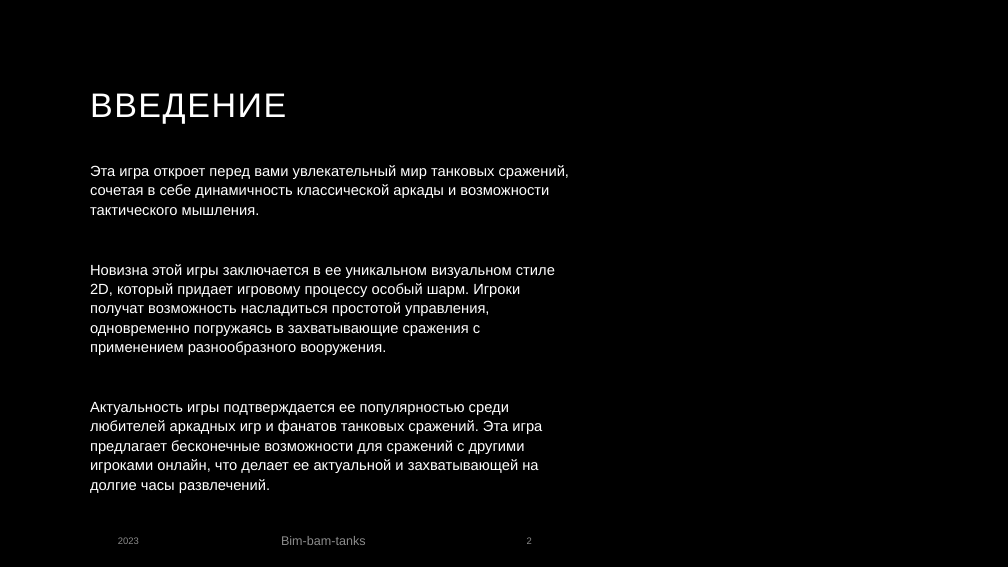
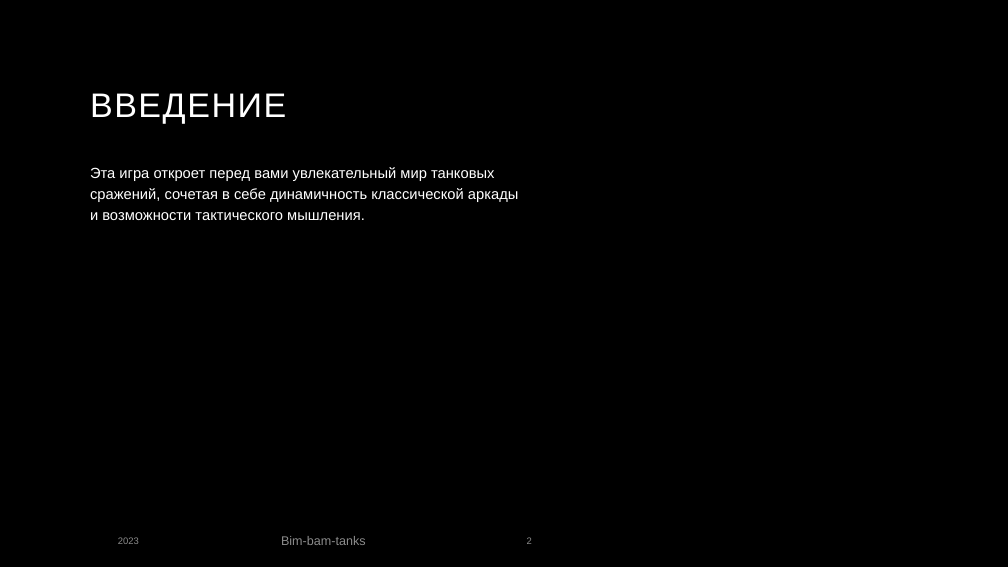
Before and after one commit to ImVladich/TanksBimAndBam, a slide deck: slide 2 of res_for_presentation/Blind Typing.pptx. Drawn at 1008x567 pixels with LibreOffice and Linux fonts; fonts in the diff are those of the drawing; background and template pictures are left out. Boxes give left, top, right and bottom in pixels: in the first picture for what was removed or moved away, otherwise in the second. Text is boxed around its words. In the diff, an @@ line names an element or a change of style, - is before the commit and + after.

Commit message:
переделал презу

```diff
--- a/res_for_presentation/Blind Typing.pptx
+++ b/res_for_presentation/Blind Typing.pptx
@@ text "Эта игра откроет перед вами ..." at <box>90,167,518,220</box>: line spacing 1.1 to 1.2 @@
@@ text at <box>90,264,555,493</box>: paragraphs removed @@
-Новизна этой игры заключается в ее уникальном визуальном стиле 2D, который придает игровому процессу особый шарм. Игроки получат возможность насладиться простотой управления, одновременно погружаясь в захватывающие сражения с применением разнообразного вооружения.
-Актуальность игры подтверждается ее популярностью среди любителей аркадных игр и фанатов танковых сражений. Эта игра предлагает бесконечные возможности для сражений с другими игроками онлайн, что делает ее актуальной и захватывающей на долгие часы развлечений.
```
Also in this commit, not shown: 3 other slides changed.
